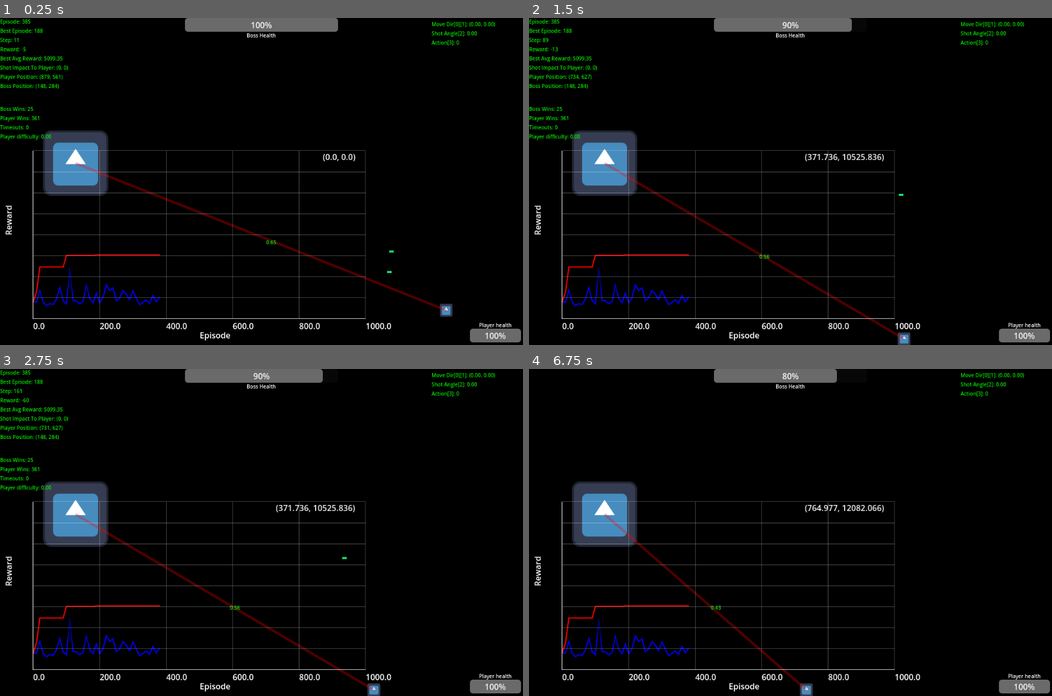
Above: before the commit, frames 1-4 (two rows, left to right).
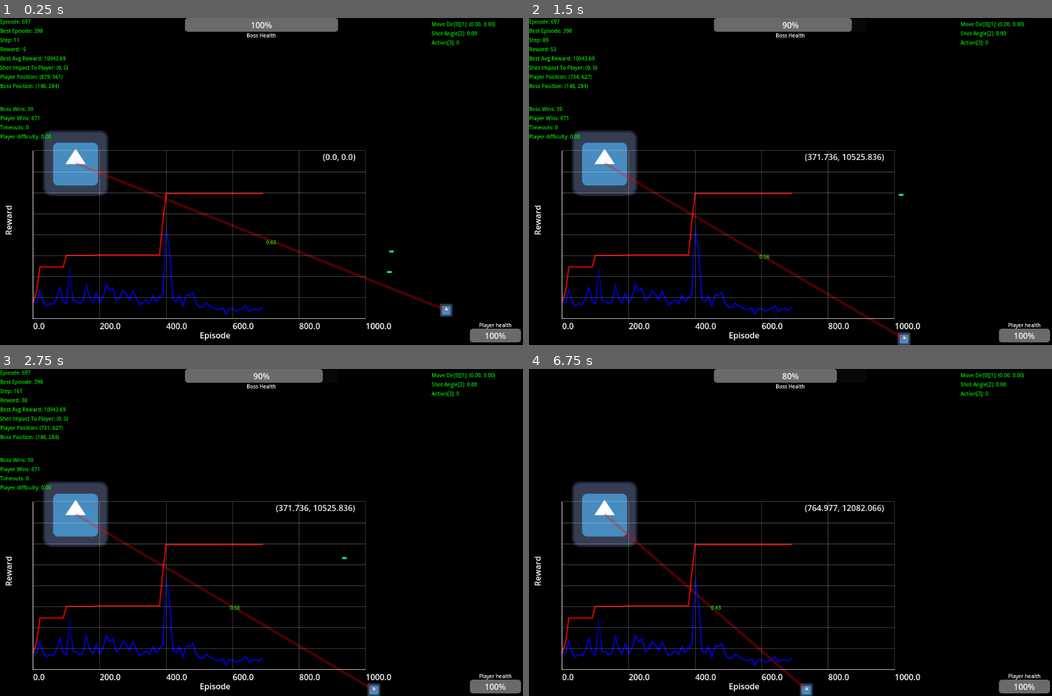
Above: after the commit, the same moments.

Repository: ElTomyDev/jueguito-para-los-pibardos-2
Game: Godot game, scene res://assets/scenes/worlds/level_1.tscn
Same seed, same stepped clock (60 frames per second), same inputs: the game is played once before the commit and once after it. The engine's default icon, where the game draws it, is replaced by a stand-in: a white triangle on a blue panel in a dark square.
Inputs (mouse positions are in pixels of both pictures, inside the frame that each line leads up to):
- Up to frame 1 (0.25 s): no input
- Up to frame 2 (1.5 s): tap Enter at 0.5 s; move the mouse to (905, 165) at 0.52 s; press the mouse at (905, 165) at 0.53 s; move the mouse to (685, 197) at 1.27 s; release the mouse at (685, 197) at 1.28 s; tap M (is_automatic_player) at 1.35 s
- Up to frame 3 (2.75 s): click (156, 548) at 1.55 s; tap Space at 2 s; move the mouse to (313, 460) at 2.02 s; press the mouse at (313, 460) at 2.03 s
- Up to frame 4 (6.75 s): move the mouse to (764, 597) at 2.77 s; release the mouse at (764, 597) at 2.78 s; tap O (toggle_graphs) at 2.85, 6.6 s; click (764, 597) at 3.05 s; tap Enter at 3.5, 5 s; move the mouse to (947, 581) at 3.52 s; press the mouse at (947, 581) at 3.53 s; tap I (toggle_train_info) at 3.6 s; tap Space at 4.25 s; move the mouse to (633, 483) at 4.27 s; release the mouse at (633, 483) at 4.28 s; click (633, 483) at 4.35 s; move the mouse to (816, 532) at 5.02 s; press the mouse at (816, 532) at 5.03 s; tap M (is_automatic_player) at 5.1 s; move the mouse to (712, 450) at 5.77 s; release the mouse at (712, 450) at 5.78 s; click (712, 450) at 5.85 s; move the mouse to (905, 516) at 6.52 s; press the mouse at (905, 516) at 6.53 s

The runs differ from the first frame. In frame 1, 0.5% of the frame differs, in the area x 4-51%, y 0-91%; in frame 2, 0.6%; in frame 3, 0.6%; in frame 4, 0.5%.

Commit message:
Entrenamiento decente

Diff:
--- a/assets/scenes/attacks/gun/bullet.tscn
+++ b/assets/scenes/attacks/gun/bullet.tscn
@@ -14,5 +14,3 @@
 [node name="CollisionShape2D" type="CollisionShape2D" parent="."]
 rotation = -1.5707964
 shape = SubResource("CapsuleShape2D_liesp")
-
-[node name="VisibleOnScreenEnabler2D" type="VisibleOnScreenEnabler2D" parent="."]
--- a/assets/scripts/attacks/shot_attack.gd
+++ b/assets/scripts/attacks/shot_attack.gd
@@ -37,7 +37,7 @@
 func boss_shot(delta: float) -> void:
 	if (character is PlayerController) or not is_instance_valid(character):
 		return
-	fire_timer -= delta
+	fire_timer -= minf(delta, 0.1)
 	if fire_timer <= 0:
 		if character.can_shot():  # solo dispara si la acción es "ataque"
 			_shot()
@@ -53,7 +53,7 @@
 		Utils.view_to(self.global_position, get_global_mouse_position(), rotation_speed, self)
 
 	if Input.is_action_pressed("shot"):
-		fire_timer -= delta
+		fire_timer -= minf(delta, 0.1)
 
 	if fire_timer <= 0:
 		_shot()
--- a/assets/scripts/simulation_manager.gd
+++ b/assets/scripts/simulation_manager.gd
@@ -20,12 +20,13 @@
 const TERM_TIMEOUT_PEN     : float = -3.0
 
 const R_FOR_STEP: float = -0.01
+
 # --- Supervivencia ---
-const R_DAMAGE_TAKEN_MAX   : float = -4.0
-const R_DODGE_DISTANCE_MIN : float = 60.0
+const R_DAMAGE_TAKEN_MAX   : float = -8.0
+const R_DODGE_DISTANCE_MIN : float = 30.0
 const R_DODGE_DISTANCE_MAX : float = 500.0
-const R_ACTIVE_DODGE_GAIN   : float = 0.2   # por cada unidad de distancia que se aleja
-const R_ACTIVE_DODGE_MAX    : float = 2.0  # máx por bala por frame (evita explotar)
+const R_ACTIVE_DODGE_GAIN   : float = 0.6   # por cada unidad de distancia que se aleja
+const R_ACTIVE_DODGE_MAX    : float = 4.0  # máx por bala por frame (evita explotar)
 const R_PASSIVE_DODGE       : float = 0.0   # mantener una pequeña recompensa si la bala desaparece (por si acaso)
 
 # --- Precisión ---
@@ -66,6 +67,7 @@
 
 func _ready() -> void:
 	Engine.time_scale = 1.0
+	Engine.max_physics_steps_per_frame = 1
 	_load_train_data()
 	_init_nn_core()
 	_reset_episode()
--- a/assets/train_data/train_data.json
+++ b/assets/train_data/train_data.json
@@ -1,6 +1,6 @@
 {
-	"best_avg_episode": 188,
-	"best_avg_reward": 5099.35114927841,
+	"best_avg_episode": 398,
+	"best_avg_reward": 10943.6896741457,
 	"best_episode_rewards": [
 		617.556835169604,
 		617.556835169604,
@@ -386,10 +386,322 @@
 		5099.35114927841,
 		5099.35114927841,
 		5099.35114927841,
-		5099.35114927841
+		5099.35114927841,
+		5099.35114927841,
+		8355.60554440366,
+		8355.60554440366,
+		8355.60554440366,
+		8355.60554440366,
+		8355.60554440366,
+		8355.60554440366,
+		8355.60554440366,
+		8355.60554440366,
+		8355.60554440366,
+		8355.60554440366,
+		8642.15356607684,
+		8642.15356607684,
+		10943.6896741457,
+		10943.6896741457,
+		10943.6896741457,
+		10943.6896741457,
+		10943.6896741457,
+		10943.6896741457,
+		10943.6896741457,
+		10943.6896741457,
+		10943.6896741457,
+		10943.6896741457,
+		10943.6896741457,
+		10943.6896741457,
+		10943.6896741457,
+		10943.6896741457,
+		10943.6896741457,
+		10943.6896741457,
+		10943.6896741457,
+		10943.6896741457,
+		10943.6896741457,
+		10943.6896741457,
+		10943.6896741457,
+		10943.6896741457,
+		10943.6896741457,
+		10943.6896741457,
+		10943.6896741457,
+		10943.6896741457,
+		10943.6896741457,
+		10943.6896741457,
+		10943.6896741457,
+		10943.6896741457,
+		10943.6896741457,
+		10943.6896741457,
+		10943.6896741457,
+		10943.6896741457,
+		10943.6896741457,
+		10943.6896741457,
+		10943.6896741457,
+		10943.6896741457,
+		10943.6896741457,
+		10943.6896741457,
+		10943.6896741457,
+		10943.6896741457,
+		10943.6896741457,
+		10943.6896741457,
+		10943.6896741457,
+		10943.6896741457,
+		10943.6896741457,
+		10943.6896741457,
+		10943.6896741457,
+		10943.6896741457,
+		10943.6896741457,
+		10943.6896741457,
+		10943.6896741457,
+		10943.6896741457,
+		10943.6896741457,
+		10943.6896741457,
+		10943.6896741457,
+		10943.6896741457,
+		10943.6896741457,
+		10943.6896741457,
+		10943.6896741457,
+		10943.6896741457,
+		10943.6896741457,
+		10943.6896741457,
+		10943.6896741457,
+		10943.6896741457,
+		10943.6896741457,
+		10943.6896741457,
+		10943.6896741457,
+		10943.6896741457,
+		10943.6896741457,
+		10943.6896741457,
+		10943.6896741457,
+		10943.6896741457,
+		10943.6896741457,
+		10943.6896741457,
+		10943.6896741457,
+		10943.6896741457,
+		10943.6896741457,
+		10943.6896741457,
+		10943.6896741457,
+		10943.6896741457,
+		10943.6896741457,
+		10943.6896741457,
+		10943.6896741457,
+		10943.6896741457,
+		10943.6896741457,
+		10943.6896741457,
+		10943.6896741457,
+		10943.6896741457,
+		10943.6896741457,
+		10943.6896741457,
+		10943.6896741457,
+		10943.6896741457,
+		10943.6896741457,
+		10943.6896741457,
+		10943.6896741457,
+		10943.6896741457,
+		10943.6896741457,
+		10943.6896741457,
+		10943.6896741457,
+		10943.6896741457,
+		10943.6896741457,
+		10943.6896741457,
+		10943.6896741457,
+		10943.6896741457,
+		10943.6896741457,
+		10943.6896741457,
+		10943.6896741457,
+		10943.6896741457,
+		10943.6896741457,
+		10943.6896741457,
+		10943.6896741457,
+		10943.6896741457,
+		10943.6896741457,
+		10943.6896741457,
+		10943.6896741457,
+		10943.6896741457,
+		10943.6896741457,
+		10943.6896741457,
+		10943.6896741457,
+		10943.6896741457,
+		10943.6896741457,
+		10943.6896741457,
+		10943.6896741457,
+		10943.6896741457,
+		10943.6896741457,
+		10943.6896741457,
+		10943.6896741457,
+		10943.6896741457,
+		10943.6896741457,
+		10943.6896741457,
+		10943.6896741457,
+		10943.6896741457,
+		10943.6896741457,
+		10943.6896741457,
+		10943.6896741457,
+		10943.6896741457,
+		10943.6896741457,
+		10943.6896741457,
+		10943.6896741457,
+		10943.6896741457,
+		10943.6896741457,
+		10943.6896741457,
+		10943.6896741457,
+		10943.6896741457,
+		10943.6896741457,
+		10943.6896741457,
+		10943.6896741457,
+		10943.6896741457,
+		10943.6896741457,
+		10943.6896741457,
+		10943.6896741457,
+		10943.6896741457,
+		10943.6896741457,
+		10943.6896741457,
+		10943.6896741457,
+		10943.6896741457,
+		10943.6896741457,
+		10943.6896741457,
+		10943.6896741457,
+		10943.6896741457,
+		10943.6896741457,
+		10943.6896741457,
+		10943.6896741457,
+		10943.6896741457,
+		10943.6896741457,
+		10943.6896741457,
+		10943.6896741457,
+		10943.6896741457,
+		10943.6896741457,
+		10943.6896741457,
+		10943.6896741457,
+		10943.6896741457,
+		10943.6896741457,
+		10943.6896741457,
+		10943.6896741457,
+		10943.6896741457,
+		10943.6896741457,
+		10943.6896741457,
+		10943.6896741457,
+		10943.6896741457,
+		10943.6896741457,
+		10943.6896741457,
+		10943.6896741457,
+		10943.6896741457,
+		10943.6896741457,
+		10943.6896741457,
+		10943.6896741457,
+		10943.6896741457,
+		10943.6896741457,
+		10943.6896741457,
+		10943.6896741457,
+		10943.6896741457,
+		10943.6896741457,
+		10943.6896741457,
+		10943.6896741457,
+		10943.6896741457,
+		10943.6896741457,
+		10943.6896741457,
+		10943.6896741457,
+		10943.6896741457,
+		10943.6896741457,
+		10943.6896741457,
+		10943.6896741457,
+		10943.6896741457,
+		10943.6896741457,
+		10943.6896741457,
+		10943.6896741457,
+		10943.6896741457,
+		10943.6896741457,
+		10943.6896741457,
+		10943.6896741457,
+		10943.6896741457,
+		10943.6896741457,
+		10943.6896741457,
+		10943.6896741457,
+		10943.6896741457,
+		10943.6896741457,
+		10943.6896741457,
+		10943.6896741457,
+		10943.6896741457,
+		10943.6896741457,
+		10943.6896741457,
+		10943.6896741457,
+		10943.6896741457,
+		10943.6896741457,
+		10943.6896741457,
+		10943.6896741457,
+		10943.6896741457,
+		10943.6896741457,
+		10943.6896741457,
+		10943.6896741457,
+		10943.6896741457,
+		10943.6896741457,
+		10943.6896741457,
+		10943.6896741457,
+		10943.6896741457,
+		10943.6896741457,
+		10943.6896741457,
+		10943.6896741457,
+		10943.6896741457,
+		10943.6896741457,
+		10943.6896741457,
+		10943.6896741457,
+		10943.6896741457,
+		10943.6896741457,
+		10943.6896741457,
+		10943.6896741457,
+		10943.6896741457,
+		10943.6896741457,
+		10943.6896741457,
+		10943.6896741457,
+		10943.6896741457,
+		10943.6896741457,
+		10943.6896741457,
+		10943.6896741457,
+		10943.6896741457,
+		10943.6896741457,
+		10943.6896741457,
+		10943.6896741457,
+		10943.6896741457,
+		10943.6896741457,
+		10943.6896741457,
+		10943.6896741457,
+		10943.6896741457,
+		10943.6896741457,
+		10943.6896741457,
+		10943.6896741457,
+		10943.6896741457,
+		10943.6896741457,
+		10943.6896741457,
+		10943.6896741457,
+		10943.6896741457,
+		10943.6896741457,
+		10943.6896741457,
+		10943.6896741457,
+		10943.6896741457,
+		10943.6896741457,
+		10943.6896741457,
+		10943.6896741457,
+		10943.6896741457,
+		10943.6896741457,
+		10943.6896741457,
+		10943.6896741457,
+		10943.6896741457,
+		10943.6896741457,
+		10943.6896741457,
+		10943.6896741457,
+		10943.6896741457,
+		10943.6896741457,
+		10943.6896741457,
+		10943.6896741457,
+		10943.6896741457,
+		10943.6896741457,
+		10943.6896741457,
+		10943.6896741457,
+		10943.6896741457,
+		10943.6896741457
 	],
-	"boss_wins": 25,
-	"episode": 385,
+	"boss_wins": 30,
+	"episode": 697,
 	"episodes_rewards": [
 		617.556835169604,
 		607.347262558757,
@@ -775,9 +1087,321 @@
 		208.707472979988,
 		580.65023624557,
 		1136.38640227834,
-		1690.044486222
+		1690.044486222,
+		1872.19696361623,
+		8355.60554440366,
+		2673.27734005756,
+		2978.56689143952,
+		2447.22109951976,
+		1346.85669654509,
+		7554.67602325572,
+		1470.19146237456,
+		8140.38000009263,
+		4802.77975087338,
+		3048.8151907934,
+		8642.15356607684,
+		4490.79817082314,
+		10943.6896741457,
+		1482.31307687121,
+		7782.76273100891,
+		1362.63448987047,
+		4586.19426148168,
+		2618.29111365093,
+		208.535842834733,
+		6001.13111966976,
+		1462.54040317107,
+		7450.30919354308,
+		5706.73393072774,
+		2016.52796793425,
+		5596.73159896769,
+		5196.73480597687,
+		145.766062424157,
+		8680.76841858249,
+		3617.97724988486,
+		844.211210971388,
+		4349.181981961,
+		2753.49507063514,
+		4516.22594997412,
+		1321.27042619828,
+		887.51134284118,
+		857.862229530331,
+		540.64534125073,
+		1127.26759981449,
+		830.794463980699,
+		1548.57592847756,
+		816.155073595832,
+		931.726037482704,
+		1958.17358117407,
+		1073.09627240839,
+		614.95335377778,
+		911.125230705145,
+		1674.03210172218,
+		1411.89290256777,
+		681.346558075304,
+		746.960631168796,
+		828.563125583483,
+		858.419044525296,
+		1281.71053644483,
+		1155.39129147429,
+		1209.5763585615,
+		1308.49711114867,
+		1752.00497678781,
+		1551.36273914813,
+		2684.91024830436,
+		1587.66894201466,
+		3537.66315768258,
+		1492.95794562671,
+		1989.07153743045,
+		1391.24248359326,
+		210.008455225287,
+		782.349077252389,
+		2396.73229279489,
+		1016.63192295319,
+		2181.43364691599,
+		814.286094465293,
+		2642.83720382582,
+		1418.51098967897,
+		721.516322973599,
+		1515.48651772404,
+		1269.85833871776,
+		1110.7670351571,
+		1384.52506500017,
+		908.902364766879,
+		1435.04100453679,
+		1147.73778388315,
+		774.240251798345,
+		998.212242044761,
+		899.274884705495,
+		598.84656855047,
+		1209.2938026283,
+		829.463870376695,
+		1194.50575851027,
+		1182.0533388961,
+		667.430072598366,
+		1448.11586616772,
+		1911.8119560274,
+		1455.63887550875,
+		479.950242498369,
+		1566.45731555649,
+		1522.16713874598,
+		2213.44226402129,
+		3579.48852239829,
+		2740.53851947941,
+		1758.51287347433,
+		3365.56412369271,
+		790.154300905292,
+		1101.15813218337,
+		327.327797028876,
+		283.761524797555,
+		532.812652879098,
+		450.165194636593,
+		233.037525522803,
+		137.964779324809,
+		-45.4323865597738,
+		-40.078296835476,
+		152.125391081583,
+		-61.5641698396652,
+		36.1953944505628,
+		34.9208630700865,
+		116.887557032616,
+		-64.6969114462663,
+		129.387637876737,
+		305.501469608012,
+		107.332037859994,
+		255.299485816852,
+		207.759255323044,
+		33.1200452696611,
+		383.814852992762,
+		65.7358342386352,
+		123.925290488454,
+		129.405416754775,
+		37.9143096383366,
+		748.30206799188,
+		324.515127992652,
+		251.965716506688,
+		235.070450397936,
+		210.419475820302,
+		-11.2150220273332,
+		384.456444477304,
+		504.131303530103,
+		450.747347755685,
+		317.177074857083,
+		291.622594832703,
+		274.435906422616,
+		-18.587245962164,
+		153.803831926668,
+		-26.5274787445024,
+		-11.3893873058861,
+		266.592129195193,
+		270.050491915809,
+		162.473090954706,
+		88.133437274977,
+		242.308553643088,
+		-44.9108702243433,
+		127.00165611516,
+		202.156381655503,
+		-154.876279015707,
+		-102.800018450313,
+		25.392305829891,
+		87.4113453433917,
+		-7.19343167088797,
+		88.2510321593653,
+		8.76798359050335,
+		-172.290846975237,
+		-255.605188768353,
+		-284.867355208422,
+		-79.4942110262511,
+		-126.987183786766,
+		150.636202483895,
+		-69.8302871314363,
+		-20.1490316488479,
+		-143.321001615281,
+		-116.69662526037,
+		-40.6731883566151,
+		-65.3943051072419,
+		-49.4742316498545,
+		-178.255407830089,
+		-164.177619984629,
+		-330.574273733115,
+		-107.899323931592,
+		-344.42366754208,
+		44.3236208139958,
+		-75.184833218502,
+		-148.81578642986,
+		-530.255062505679,
+		-358.16428612804,
+		-69.8226529320936,
+		-318.361061075601,
+		-344.73227148032,
+		49.9546274250858,
+		-321.423219124393,
+		-4.84194959994506,
+		-335.256185166228,
+		-208.035998832286,
+		28.1958993071351,
+		-272.994079526769,
+		20.1204504395937,
+		-346.28657832683,
+		-135.692292624667,
+		-539.388292767768,
+		-232.135166614006,
+		-28.2515517982872,
+		-95.3914510189125,
+		-44.0059180518827,
+		-540.411626044835,
+		-212.330328277397,
+		-44.3183858882722,
+		-416.383863318645,
+		156.314731901356,
+		-19.3747571714289,
+		-15.593250942879,
+		10.33898789207,
+		-150.419377462349,
+		-380.772921639903,
+		-138.302080490754,
+		-173.903301145666,
+		-82.4032274124707,
+		-57.434531474179,
+		-40.0285914882659,
+		-27.4308156117098,
+		-69.5739259860792,
+		152.507170914503,
+		-273.951658436888,
+		90.1627659790027,
+		-83.2132859933141,
+		-142.323856572495,
+		-199.834945935775,
+		-6.6578438533142,
+		-90.1231978381516,
+		-275.875646832178,
+		-98.8598181383306,
+		77.190259901495,
+		-127.872376007034,
+		127.156446784517,
+		-47.716653435762,
+		100.037285906514,
+		-175.304736222595,
+		316.225344262434,
+		-60.5813974954028,
+		-116.434515172149,
+		195.967591848015,
+		18.5819081030814,
+		366.36190980197,
+		121.14255692211,
+		-27.9768577414773,
+		-193.802671519567,
+		-95.6407499535665,
+		-182.274601646669,
+		163.842573900979,
+		0.744876395710084,
+		-146.125281320145,
+		-288.214314209459,
+		101.763488942749,
+		-106.930298514332,
+		61.5598284815726,
+		-76.3264148737387,
+		-96.6443608272101,
+		9.72361046898312,
+		-11.6279588904708,
+		266.673722401286,
+		-139.814522141639,
+		-90.9619823599628,
+		-234.024481750717,
+		235.35792960791,
+		-294.120177448425,
+		93.9334295516981,
+		74.6382294411014,
+		-10.3402571135034,
+		-101.512532567679,
+		-276.393707894944,
+		-33.6840674954432,
+		-142.504119716191,
+		77.8432287149951,
+		-36.9041527733102,
+		-91.5560618363416,
+		-139.197223518367,
+		170.810890731417,
+		-220.685023091721,
+		79.5057640399022,
+		-71.6974813958891,
+		-1.91666558873043,
+		44.3069022888375,
+		-29.6530131968198,
+		-7.86452591111346,
+		-199.635431278351,
+		25.0723475928751,
+		70.6292824101739,
+		75.5909745870224,
+		32.4095168322149,
+		-18.0405472707483,
+		-42.9818494695628,
+		-77.6014825452211,
+		109.878529885497,
+		-230.562520084273,
+		124.15825080286,
+		-87.2009376398953,
+		19.9632219093524,
+		60.481428442695,
+		76.4516148139252,
+		-149.908522691443,
+		-73.1583712302816,
+		-278.310269017048,
+		-117.392540761042,
+		-69.8209080203719,
+		-50.8095202158923,
+		29.3871323034628,
+		-103.495668478686,
+		97.958941120495,
+		-79.7371638891781,
+		141.88857456643,
+		-385.372915362353,
+		88.6493507205173,
+		37.6729369219816,
+		-91.108640655925,
+		25.3073222630808,
+		241.491113850013
 	],
 	"player_difficulty": 0.0,
-	"player_wins": 361,
+	"player_wins": 671,
 	"timeouts": 0
 }
Not shown, changed: assets/scripts/train_server.py
Not shown, changed: assets/train_data/boss_brain.pth
